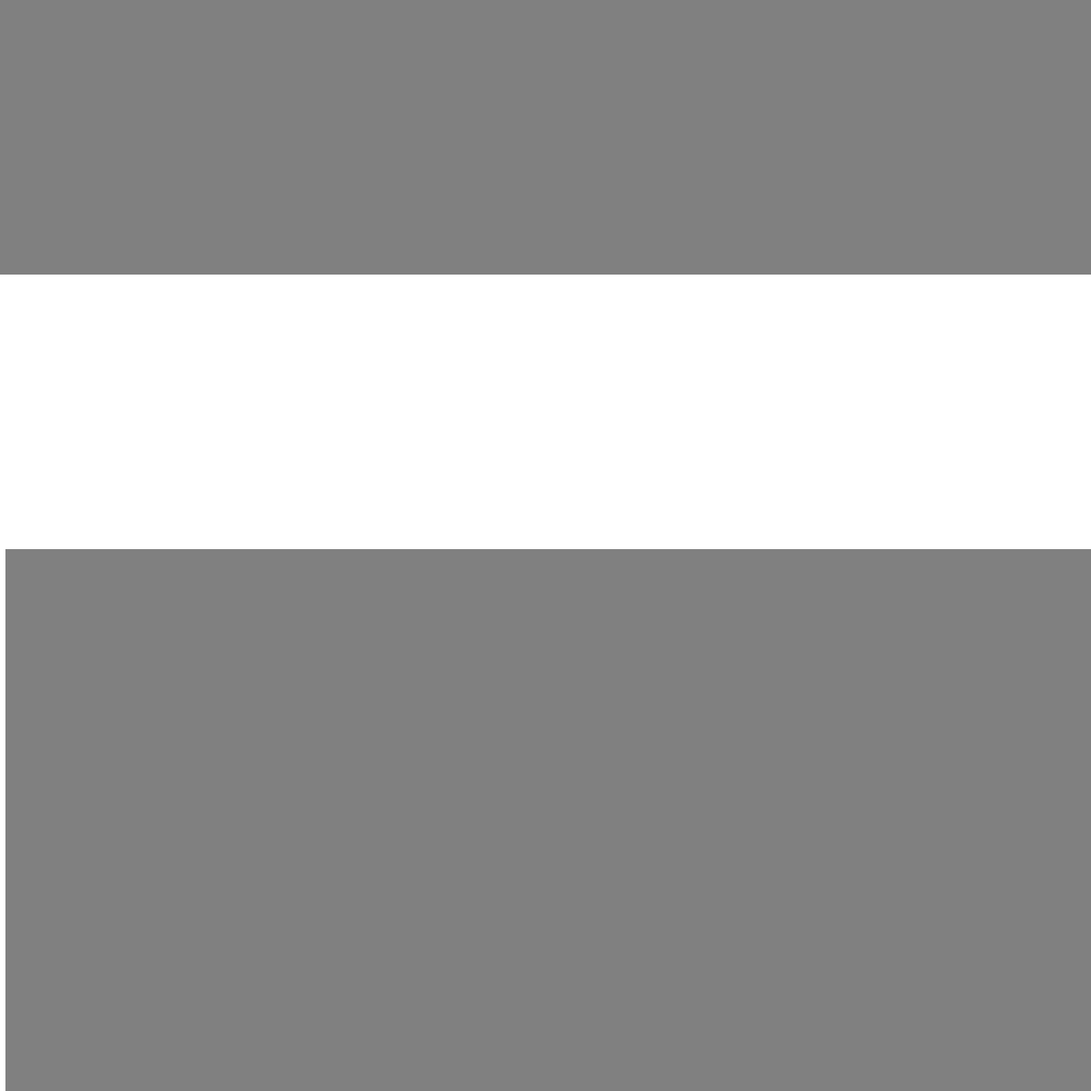
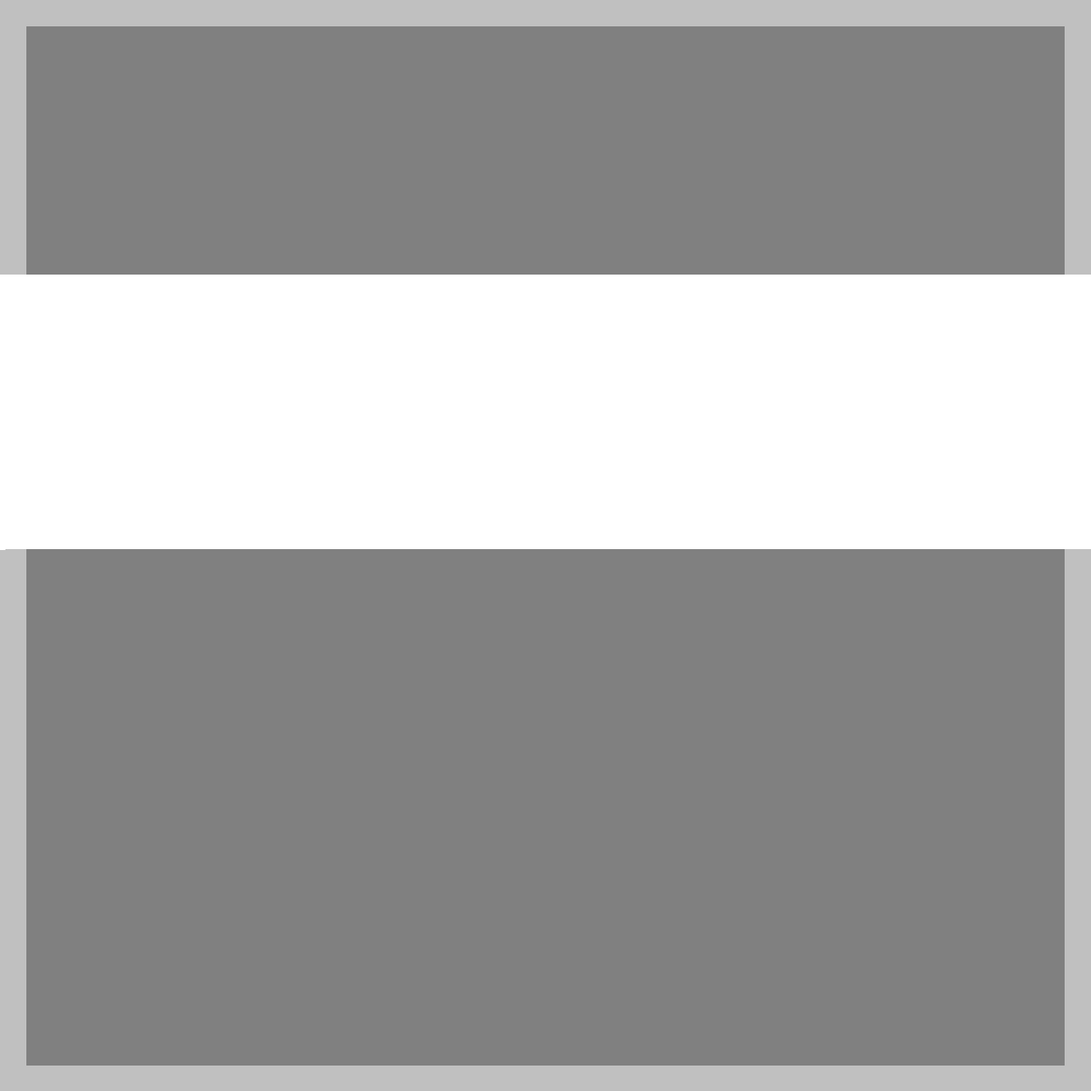
The second (1091, 1091) image is a revision of the first. Changes to its layers:
showed "Layer 4" over [0, 0, 1091, 1091]
painted on "Layer 3" over [0, 550, 6, 1091]
